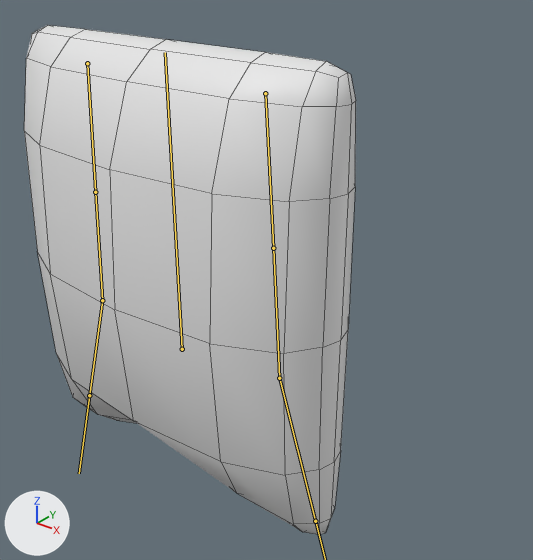
Renders of the FBX model TheCleanQueen/Assets/Art/Monsters/kussen.fbx from each side of a commit.
The view is the same before and after, from a camera (50 mm lens) standing at (0.739, -0.712, 0.84) and looking at (0.007, 0.203, 0.272). The lights are fixed; the arrows at lower left show +X, +Y and +Z. The bones that bend it are drawn over the model as lines. Mesh edges are drawn as thin lines.

Names of what the first picture shows: 'Losse kussen'.
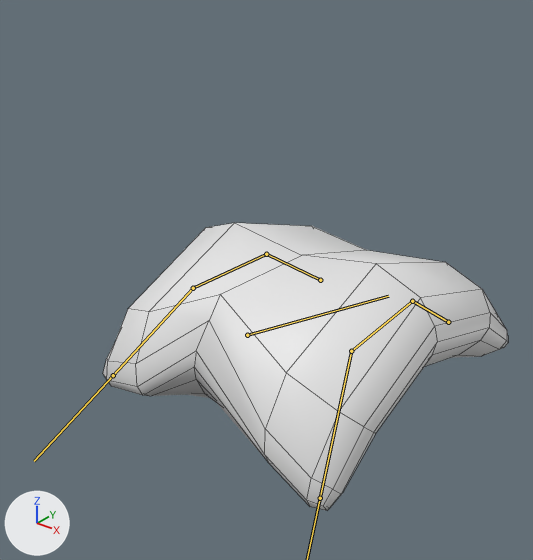
The newer file adds an action. The first version stands in its rest pose; the second is drawn at frame 21 of the action 'Armature|kruip2.0'.

Where the change shows, as pixel boxes [x1, y1, x2, y2] in the pictures (533 x 560 px):
```json
{"object": "Losse kussen", "change": "posed", "before": [24, 25, 356, 534], "after": [103, 223, 508, 510], "on screen": "22% wider, 44% shorter"}
{"bone": "pivot", "before": "(182, 349) to (165, 52)", "after": "(247, 335) to (388, 296)"}
{"bone": "Bone", "before": "(87, 63) to (95, 192)", "after": "(320, 280) to (266, 254)"}
{"bone": "Bone.002", "before": "(95, 192) to (102, 300)", "after": "(266, 254) to (193, 288)"}
{"bone": "Bone.001", "before": "(102, 300) to (89, 395)", "after": "(193, 288) to (113, 375)"}
{"bone": "Bone.003", "before": "(265, 93) to (273, 248)", "after": "(448, 322) to (412, 301)"}
{"bone": "Bone.004", "before": "(273, 248) to (279, 378)", "after": "(412, 301) to (351, 351)"}
{"bone": "Bone.005", "before": "(279, 378) to (315, 521)", "after": "(351, 351) to (320, 498)"}
```

Edits to the scene script, one JSON object a line:
```json
{"block": "bone_pivot", "where": "bone_pivot = bpy.data.objects['Armature'].pose.bones['pivot']"}
{"op": "set", "path": "bone_pivot.location", "old": "(0.0, 0.0, 0.0)", "new": "(0.0, -0.047, -0.161)"}
{"op": "set", "path": "bone_pivot.rotation_quaternion", "old": "(1.0, 0.0, 0.0, 0.0)", "new": "(0.633, -0.773, -0.028, -0.025)", "note": "degrees (0, 0, 0) -> degrees (-101, -4, 1)"}
{"block": "bone_bone", "where": "bone_bone = bpy.data.objects['Armature'].pose.bones['Bone']  # child of 'pivot'"}
{"op": "set", "path": "bone_bone.location", "old": "(0.0, 0.0, 0.0)", "new": "(0.005, 0.0, 0.0)"}
{"op": "set", "path": "bone_bone.rotation_quaternion", "old": "(1.0, 0.0, 0.0, 0.0)", "new": "(0.979, 0.005, 0.029, 0.201)", "note": "degrees (0, 0, 0) -> degrees (1, 3, 23)"}
{"block": "bone_bone_002", "where": "bone_bone_002 = bpy.data.objects['Armature'].pose.bones['Bone.002']  # child of 'Bone'"}
{"op": "set", "path": "bone_bone_002.rotation_quaternion", "old": "(1.0, 0.0, 0.0, 0.0)", "new": "(0.944, -0.001, -0.045, -0.328)", "note": "degrees (0, 0, 0) -> degrees (2, -5, -38)"}
{"block": "bone_bone_001", "where": "bone_bone_001 = bpy.data.objects['Armature'].pose.bones['Bone.001']  # child of 'Bone.002'"}
{"op": "set", "path": "bone_bone_001.rotation_quaternion", "old": "(1.0, 0.0, 0.0, 0.0)", "new": "(0.928, -0.001, -0.137, -0.346)", "note": "degrees (0, 0, 0) -> degrees (5, -15, -42)"}
{"block": "bone_bone_003", "where": "bone_bone_003 = bpy.data.objects['Armature'].pose.bones['Bone.003']  # child of 'pivot'"}
{"op": "set", "path": "bone_bone_003.location", "old": "(0.0, 0.0, 0.0)", "new": "(-0.005, 0.0, -0.001)"}
{"op": "set", "path": "bone_bone_003.rotation_quaternion", "old": "(1.0, 0.0, 0.0, 0.0)", "new": "(0.979, -0.049, 0.003, 0.196)", "note": "degrees (0, 0, 0) -> degrees (-5, 1, 23)"}
{"block": "bone_bone_004", "where": "bone_bone_004 = bpy.data.objects['Armature'].pose.bones['Bone.004']  # child of 'Bone.003'"}
{"op": "set", "path": "bone_bone_004.rotation_quaternion", "old": "(1.0, 0.0, 0.0, 0.0)", "new": "(0.944, 0.079, -0.005, -0.321)", "note": "degrees (0, 0, 0) -> degrees (9, 2, -37)"}
{"block": "bone_bone_005", "where": "bone_bone_005 = bpy.data.objects['Armature'].pose.bones['Bone.005']  # child of 'Bone.004'"}
{"op": "set", "path": "bone_bone_005.rotation_quaternion", "old": "(1.0, 0.0, 0.0, 0.0)", "new": "(0.928, 0.349, 0.083, -0.098)", "note": "degrees (0, 0, 0) -> degrees (40, 13, -7)"}
```
